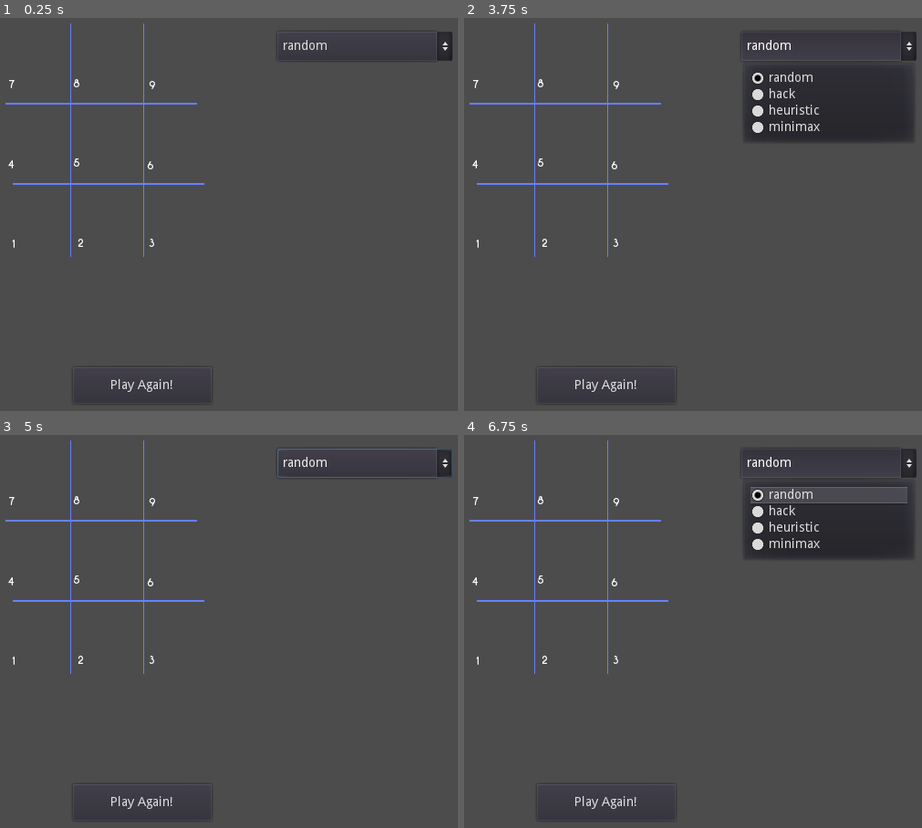
Above: before the commit, frames 1-4 (two rows, left to right).
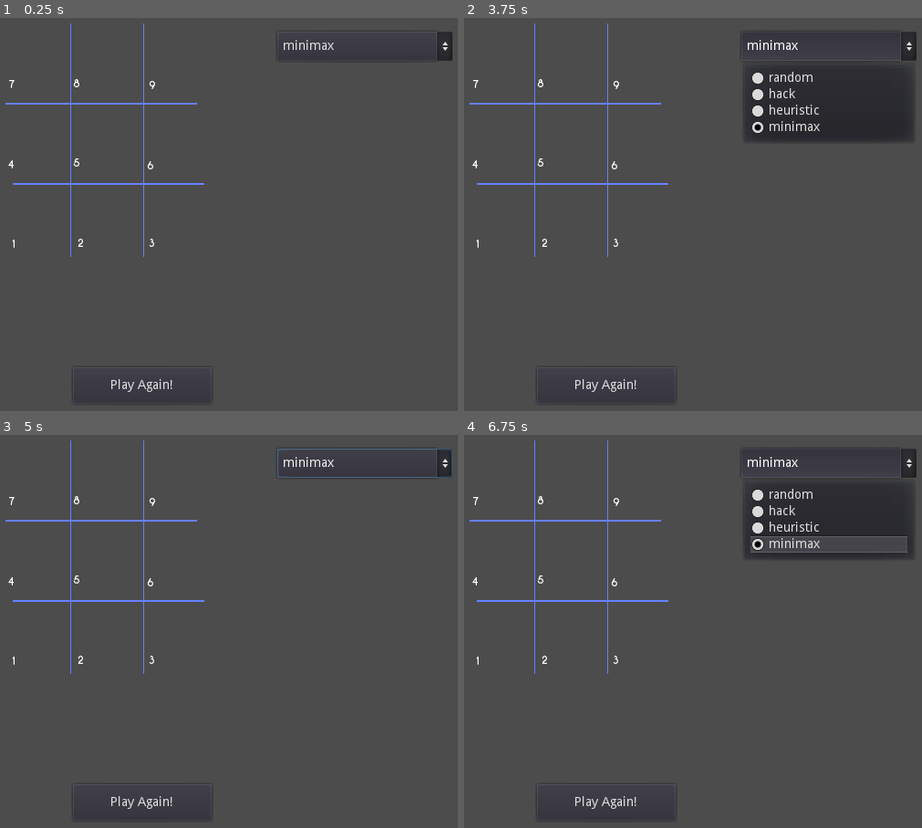
Above: after the commit, the same moments.

Repository: jonobarel/Godot-TicTacToe
Game: Godot game, scene res://Scenes/Main.tscn
Two runs of this game, one before a commit and one after it. Both use one fixed random seed, a clock stepped at 60 frames per second and the inputs below.
Inputs:
- Up to frame 1 (0.25 s): no input
- Up to frame 2 (3.75 s): click "random" (after the commit: "minimax") at 0.5 s; click "Play Again!" at 1.25 s; click "Play Again!" at 2 s; click "Play Again!" at 2.75 s; click "random" (after the commit: "minimax") at 3.5 s
- Up to frame 3 (5 s): click "random" (after the commit: "minimax") at 4.25 s
- Up to frame 4 (6.75 s): tap Enter at 5, 6.5 s; tap Space at 5.75 s

The runs differ from the first frame. In frame 1, 0.1% of the frame differs, in the area x 62-73%, y 5-9%; in frame 2, 0.2%; in frame 3, 0.1%; in frame 4, 2.7%, in the area x 62-97%, y 5-30%.
Error before the commit: Parse Error: ':' expected at end of line. (res://Scripts/GameManager.gd:125)

Commit message:
solved minimax

Diff:
--- a/Scripts/GameBoard.gd
+++ b/Scripts/GameBoard.gd
@@ -7,7 +7,9 @@
 # var b = "text"
 var grid = []
 var game_over = false
-var winning_moves = [
+var is_virtual : bool = false
+
+const WINNING_MOVES = [
 	[0,1,2],
 	[0,3,6],
 	[0,4,8],
@@ -18,22 +20,27 @@
 	[2,4,6]
 ]
 
-func _init(new_grid : Array = []):
-	if new_grid.empty():
+#func _init(new_grid : Array = []):
+#	if new_grid.empty():
+#		board_init()
+#	else:
+#		grid = new_grid.duplicate()
+#		grid = get_available_moves().empty() or get_winner() != ""
+
+func _init(other : GameBoard = null):
+	if other == null:
 		board_init()
 	else:
-		grid = new_grid.duplicate()
-
-
-
-func _ready():
-	pass
+		grid = other.grid.duplicate()
+		game_over = other.game_over
+		is_virtual = true
 
 
 func board_clear():
 	for i in range(9):
 		grid[i] = "_"
-		getPosition(i).hide()
+		if not is_virtual:
+			getPosition(i).hide()
 
 func getPosition(i : int) -> Node:
 	return get_node("Pos%s" % i)
@@ -41,7 +48,8 @@
 func play(pos: int, p: String):
 	if pos in range(9) and grid[pos] == "_":
 		grid[pos] = p
-		getPosition(pos).show_move(p)
+		if not is_virtual:
+			getPosition(pos).show_move(p)
 		if get_available_moves().size() == 0 or get_winner() != "":
 			game_over = true
 
@@ -93,8 +101,9 @@
 
 	return "" #empty string means no winner - check for ties by no-winner and no more available moves
 
+#does this move win the game?
 func test_winning_move(i : int, p : String)-> bool:
-	for m in winning_moves:
+	for m in WINNING_MOVES:
 		if i in m:
 			var m_copy = m.duplicate()
 			m_copy.erase(i)
--- a/Scripts/GameManager.gd
+++ b/Scripts/GameManager.gd
@@ -30,7 +30,6 @@
 			else:
 				print("trying to choose occcupied spot %s" % pos)
 
-
 func _process(delta):
 	if board.game_over:
 
@@ -56,9 +55,10 @@
 			return get_hack_move()
 		"heuristic":
 			return get_heuristic_move()
+		"minimax":
+			return get_minimax_move()
 
 	return -1
-
 
 func get_hack_move():
 	# option one: find a winning move
@@ -119,23 +119,84 @@
 
 	return get_random_move()
 
-func minimax(game_state : Array, depth : int, maximizingPlayer : String):
-	var board = GameBoard.new(game_state)
-	if depth == 0:
-		if board.get_winner() == maximizingPlayer
-
-
+func get_minimax_move():
+	var value = -9999
+	var chosen_move = null
+	chat.chat_message("Going to test the following moves: %s" % String(board.get_available_moves()))
+#	for i in board.get_available_moves():
+#		var test_board = GameBoard.new(board)
+#		test_board.play(i, "o")
+#		var v = minimax(test_board, 0, false, "o", "x")
+#		chat.chat_message("The value of playing %s is %s" % [i, v])
+#		if v > value:
+#			value = v
+#			chosen_move = i
+	var test_board = GameBoard.new(board)
+
+	var best = minimax(test_board, 9, true, "o", "x")
+	chat.chat_message("All things considered, my best move is %s with value %s" % [best[0], best[1]])
+	return best[0]
+
+func minimax(game_state : GameBoard, depth: int, maximizing_player : bool, target_player : String, opposing_player : String):
+	var winner = game_state.get_winner()
+	# print("%s %s" % [_multi_string(" ", 10-depth), game_state.grid])
 
 #function minimax(node, depth, maximizingPlayer) is
 #    if depth = 0 or node is a terminal node then
 #        return the heuristic value of node
+
+	if depth == 0 or game_state.game_over:
+		match winner:
+			target_player:
+				return [-1,10]
+			"": #tie
+				return [-1,0]
+			opposing_player:  #Opponent
+				return [-1,-10]
+
+
+
 #    if maximizingPlayer then
 #        value := −∞
 #        for each child of node do
 #            value := max(value, minimax(child, depth − 1, FALSE))
 #        return value
+	var moves = game_state.get_available_moves()
+	var value = -999
+	var best = [-1, value]
+	if maximizing_player:
+		for i in moves:
+			var new_state : GameBoard = GameBoard.new(game_state)
+			new_state.play(i, target_player)
+			var score = minimax(new_state, depth-1, false, target_player, opposing_player)
+			if score[1] > best[1]:
+				best = [i,score[1]]
+		return best
+
 #    else (* minimizing player *)
 #        value := +∞
 #        for each child of node do
 #            value := min(value, minimax(child, depth − 1, TRUE))
 #        return value
+
+
+	else: # minimizing player
+		value = 999
+		best = [-1, value]
+		for i in moves:
+			var new_state = GameBoard.new(game_state)
+			new_state.play(i,opposing_player)
+			var score = minimax(new_state, depth-1,  true, target_player, opposing_player)
+			if score[1] < best[1]:
+				best = [i,score[1]]
+		return best
+
+
+
+
+
+func _multi_string(s : String, rep : int):
+	var ret = ""
+	for _i in range(rep):
+		ret+=s
+	return ret
--- a/UI/AISelector.gd
+++ b/UI/AISelector.gd
@@ -7,3 +7,4 @@
 func _ready():
 	for i in  range(ai_options.size()):
 		add_item(ai_options[i], i)
+	select(3)
--- a/project.godot
+++ b/project.godot
@@ -40,7 +40,6 @@
 
 config/name="NaughtsCrosses"
 run/main_scene="res://Scenes/Main.tscn"
-run/disable_stdout=true
 run/disable_stderr=true
 config/icon="res://icon.png"
 
